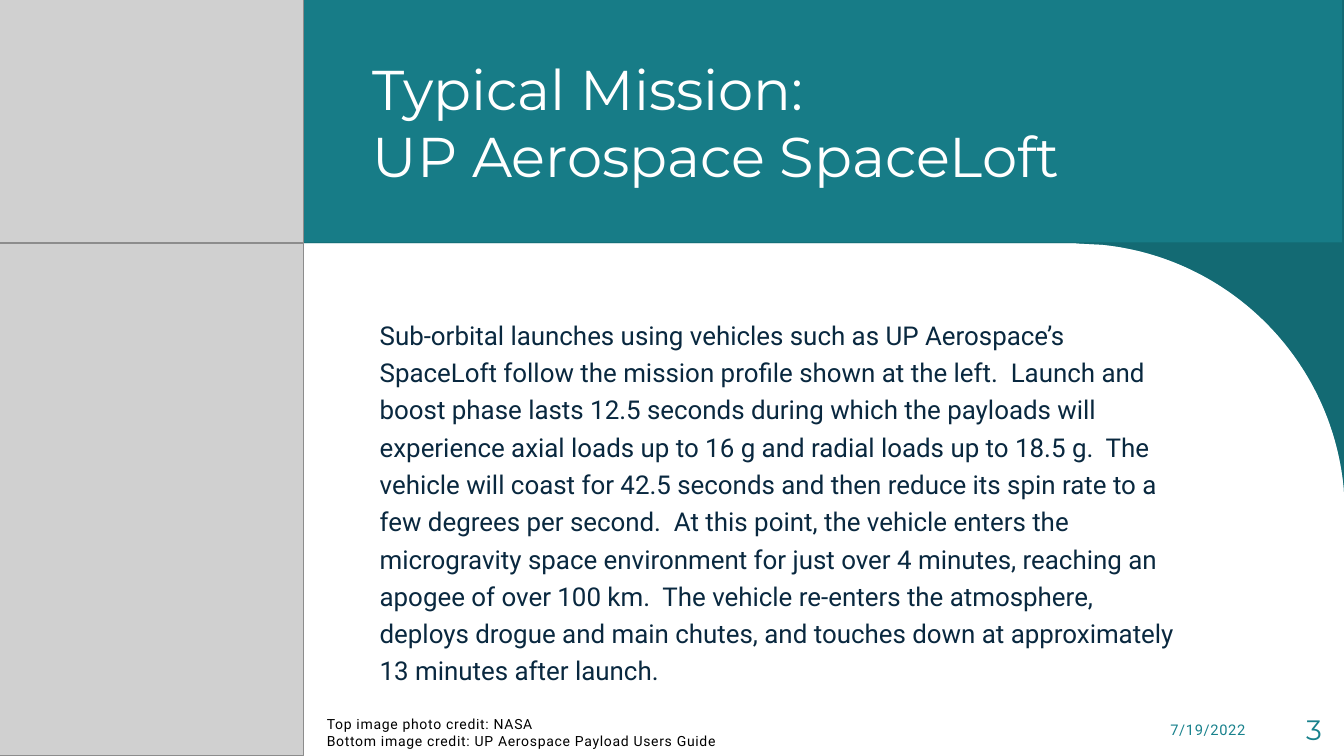
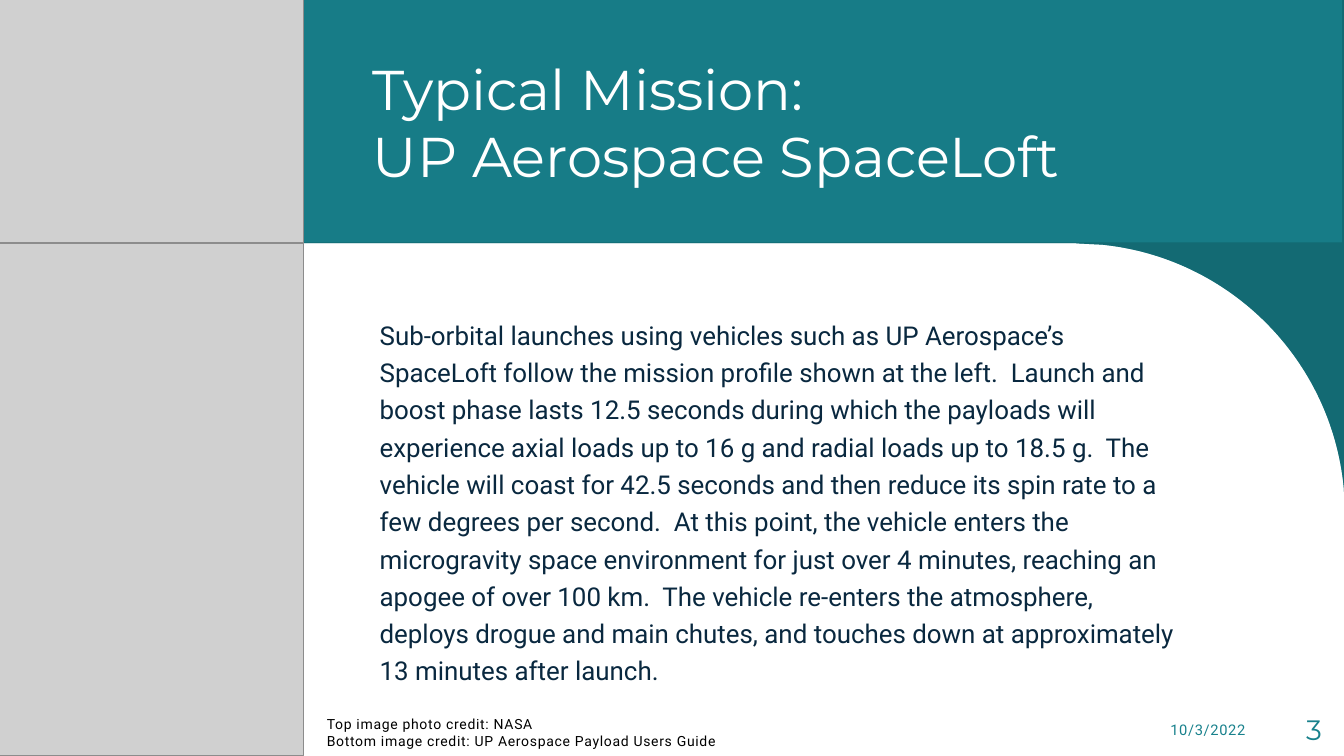
Before and after one commit to robojay/SOAR, a slide deck: slide 3 of Documentation/SOAR_Overview.pptx. Drawn at 1344x756 pixels with LibreOffice and Linux fonts; fonts in the diff are those of the drawing; grey boxes stand for pictures. Boxes give left, top, right and bottom in pixels: in the first picture for what was removed or moved away, otherwise in the second. Text is boxed around its words. In the diff, an @@ line names an element or a change of style, - is before the commit and + after.

```diff
--- a/Documentation/SOAR_Overview.pptx
+++ b/Documentation/SOAR_Overview.pptx
@@ text at [1170,724,1245,736]: text changed @@
-7/19/2022
+10/3/2022
```
Also in this commit, not shown: 6 other slides changed, 1 other file.
